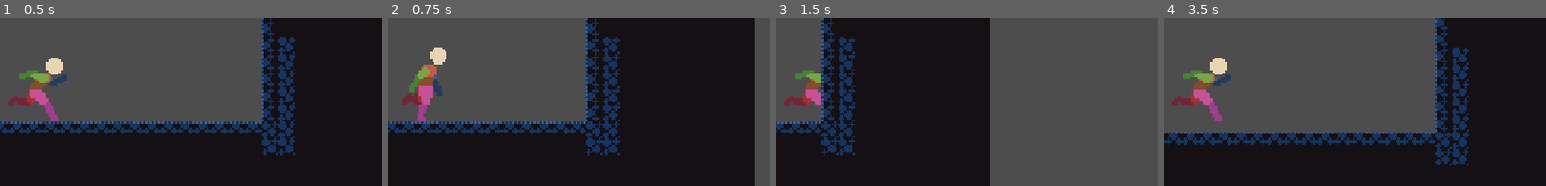
Above: before the commit, frames 1-4 (left to right).
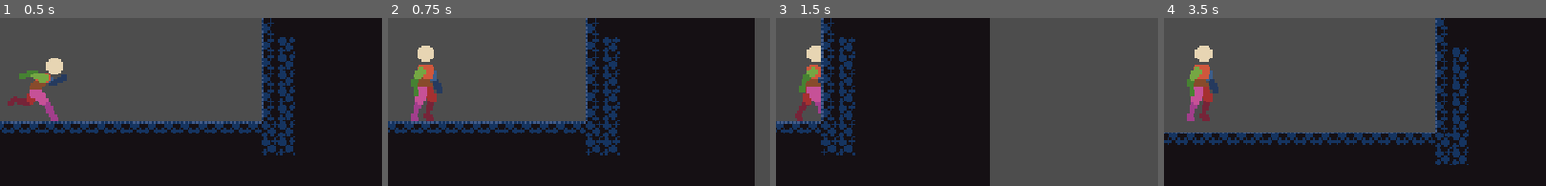
Above: after the commit, the same moments.

Repository: Timi865/Microvania
Game: Godot game, scene res://Scenes/game.tscn
Two runs of this game, one before a commit and one after it. Both use one fixed random seed, a clock stepped at 60 frames per second and the inputs below.
Inputs:
- Up to frame 1 (0.5 s): no input
- Up to frame 2 (0.75 s): hold Right (Move_right) from 0.53 s (still down); tap C (dash) at 0.6 s
- Up to frame 3 (1.5 s): keep holding Right (Move_right); tap Space (Jump) at 0.77 s; tap E (orb_throw) at 1.35 s
- Up to frame 4 (3.5 s): tap Space (Jump) at 1.52, 3.02 s; release Right (Move_right) at 2.03 s; hold Left (Move_left) 2.03-2.78 s; tap C (dash) at 2.1 s; hold Right (Move_right) from 2.78 s (still down); tap E (orb_throw) at 2.85 s
The pictures show only the part of the screen within x 44-94%, y 6-56%; the shares and areas given below are measured in that part.

Frame 1 is identical in both runs. In frame 2, 2.1% of the frame differs, in the area x 3-16%, y 16-62%; in frame 3, 1.4%; in frame 4, 2.9%, in the area x 2-18%, y 16-62%.

Commit message:
Tried Bugfixing
Failed. but added more code for state machine

Diff:
--- a/Scenes/Player.tscn
+++ b/Scenes/Player.tscn
@@ -27,10 +27,10 @@
 tracks/0/interp = 1
 tracks/0/loop_wrap = true
 tracks/0/keys = {
-"times": PackedFloat32Array(0, 0.1, 0.2, 0.3, 0.4, 0.5, 0.6, 0.7),
-"transitions": PackedFloat32Array(1, 1, 1, 1, 1, 1, 1, 1),
-"update": 1,
-"values": [0, 1, 2, 3, 4, 5, 6, 7]
+"times": PackedFloat32Array(0, 0.1, 0.2, 0.3, 0.4, 0.5, 0.6),
+"transitions": PackedFloat32Array(1, 1, 1, 1, 1, 1, 1),
+"update": 1,
+"values": [0, 1, 2, 3, 4, 5, 6]
 }
 tracks/1/type = "value"
 tracks/1/imported = false
@@ -55,6 +55,18 @@
 "transitions": PackedFloat32Array(1, 1),
 "update": 1,
 "values": [8, 8]
+}
+tracks/3/type = "value"
+tracks/3/imported = false
+tracks/3/enabled = true
+tracks/3/path = NodePath("Sprite2D:vframes")
+tracks/3/interp = 1
+tracks/3/loop_wrap = true
+tracks/3/keys = {
+"times": PackedFloat32Array(0, 0.7),
+"transitions": PackedFloat32Array(1, 1),
+"update": 1,
+"values": [1, 1]
 }
 
 [sub_resource type="Animation" id="Animation_ulo2v"]
@@ -97,6 +109,18 @@
 "update": 1,
 "values": [3, 3]
 }
+tracks/3/type = "value"
+tracks/3/imported = false
+tracks/3/enabled = true
+tracks/3/path = NodePath("Sprite2D:vframes")
+tracks/3/interp = 1
+tracks/3/loop_wrap = true
+tracks/3/keys = {
+"times": PackedFloat32Array(0, 0.3),
+"transitions": PackedFloat32Array(1, 1),
+"update": 1,
+"values": [1, 1]
+}
 
 [sub_resource type="Animation" id="Animation_1iu4k"]
 resource_name = "IDLE to WALK"
@@ -138,6 +162,18 @@
 "update": 1,
 "values": [3, 3]
 }
+tracks/3/type = "value"
+tracks/3/imported = false
+tracks/3/enabled = true
+tracks/3/path = NodePath("Sprite2D:vframes")
+tracks/3/interp = 1
+tracks/3/loop_wrap = true
+tracks/3/keys = {
+"times": PackedFloat32Array(0, 0.3),
+"transitions": PackedFloat32Array(1, 1),
+"update": 1,
+"values": [1, 1]
+}
 
 [sub_resource type="Animation" id="Animation_m0x7a"]
 resource_name = "JUMP"
@@ -179,6 +215,18 @@
 "update": 1,
 "values": [3, 3]
 }
+tracks/3/type = "value"
+tracks/3/imported = false
+tracks/3/enabled = true
+tracks/3/path = NodePath("Sprite2D:vframes")
+tracks/3/interp = 1
+tracks/3/loop_wrap = true
+tracks/3/keys = {
+"times": PackedFloat32Array(0, 0.3),
+"transitions": PackedFloat32Array(1, 1),
+"update": 1,
+"values": [1, 1]
+}
 
 [sub_resource type="Animation" id="Animation_5v66d"]
 resource_name = "LAND"
@@ -220,6 +268,18 @@
 "update": 1,
 "values": [6, 6]
 }
+tracks/3/type = "value"
+tracks/3/imported = false
+tracks/3/enabled = true
+tracks/3/path = NodePath("Sprite2D:vframes")
+tracks/3/interp = 1
+tracks/3/loop_wrap = true
+tracks/3/keys = {
+"times": PackedFloat32Array(0, 0.6),
+"transitions": PackedFloat32Array(1, 1),
+"update": 1,
+"values": [1, 1]
+}
 
 [sub_resource type="Animation" id="Animation_x63xi"]
 length = 0.001
@@ -258,6 +318,18 @@
 "transitions": PackedFloat32Array(1),
 "update": 1,
 "values": [8]
+}
+tracks/3/type = "value"
+tracks/3/imported = false
+tracks/3/enabled = true
+tracks/3/path = NodePath("Sprite2D:vframes")
+tracks/3/interp = 1
+tracks/3/loop_wrap = true
+tracks/3/keys = {
+"times": PackedFloat32Array(0),
+"transitions": PackedFloat32Array(1),
+"update": 1,
+"values": [1]
 }
 
 [sub_resource type="Animation" id="Animation_qidb7"]
@@ -301,10 +373,22 @@
 "update": 1,
 "values": [0, 1, 2, 3, 4, 5, 6]
 }
+tracks/3/type = "value"
+tracks/3/imported = false
+tracks/3/enabled = true
+tracks/3/path = NodePath("Sprite2D:vframes")
+tracks/3/interp = 1
+tracks/3/loop_wrap = true
+tracks/3/keys = {
+"times": PackedFloat32Array(0, 0.7),
+"transitions": PackedFloat32Array(1, 1),
+"update": 1,
+"values": [1, 1]
+}
 
 [sub_resource type="Animation" id="Animation_70hv0"]
 resource_name = "RUN to IDLE"
-length = 0.19999999999999998
+length = 0.3
 step = 0.1
 tracks/0/type = "value"
 tracks/0/imported = false
@@ -313,7 +397,7 @@
 tracks/0/interp = 1
 tracks/0/loop_wrap = true
 tracks/0/keys = {
-"times": PackedFloat32Array(0, 0.2),
+"times": PackedFloat32Array(0, 0.3),
 "transitions": PackedFloat32Array(1, 1),
 "update": 1,
 "values": [3, 3]
@@ -325,7 +409,7 @@
 tracks/1/interp = 1
 tracks/1/loop_wrap = true
 tracks/1/keys = {
-"times": PackedFloat32Array(0, 0.2),
+"times": PackedFloat32Array(0, 0.3),
 "transitions": PackedFloat32Array(1, 1),
 "update": 1,
 "values": [ExtResource("8_1e7my"), ExtResource("8_1e7my")]
@@ -337,15 +421,27 @@
 tracks/2/interp = 1
 tracks/2/loop_wrap = true
 tracks/2/keys = {
-"times": PackedFloat32Array(0, 0.1),
-"transitions": PackedFloat32Array(1, 1),
-"update": 1,
-"values": [0, 2]
+"times": PackedFloat32Array(0, 0.1, 0.2),
+"transitions": PackedFloat32Array(1, 1, 1),
+"update": 1,
+"values": [0, 1, 2]
+}
+tracks/3/type = "value"
+tracks/3/imported = false
+tracks/3/enabled = true
+tracks/3/path = NodePath("Sprite2D:vframes")
+tracks/3/interp = 1
+tracks/3/loop_wrap = true
+tracks/3/keys = {
+"times": PackedFloat32Array(0, 0.3),
+"transitions": PackedFloat32Array(1, 1),
+"update": 1,
+"values": [1, 1]
 }
 
 [sub_resource type="Animation" id="Animation_i2e8t"]
 resource_name = "RUN"
-length = 0.7
+length = 0.8
 loop_mode = 1
 step = 0.1
 tracks/0/type = "value"
@@ -355,7 +451,7 @@
 tracks/0/interp = 1
 tracks/0/loop_wrap = true
 tracks/0/keys = {
-"times": PackedFloat32Array(0, 0.7),
+"times": PackedFloat32Array(0, 0.8),
 "transitions": PackedFloat32Array(1, 1),
 "update": 1,
 "values": [ExtResource("7_arntx"), ExtResource("7_arntx")]
@@ -379,10 +475,22 @@
 tracks/2/interp = 1
 tracks/2/loop_wrap = true
 tracks/2/keys = {
-"times": PackedFloat32Array(0, 0.7),
+"times": PackedFloat32Array(0, 0.8),
 "transitions": PackedFloat32Array(1, 1),
 "update": 1,
 "values": [8, 8]
+}
+tracks/3/type = "value"
+tracks/3/imported = false
+tracks/3/enabled = true
+tracks/3/path = NodePath("Sprite2D:vframes")
+tracks/3/interp = 1
+tracks/3/loop_wrap = true
+tracks/3/keys = {
+"times": PackedFloat32Array(0, 0.8),
+"transitions": PackedFloat32Array(1, 1),
+"update": 1,
+"values": [1, 1]
 }
 
 [sub_resource type="Animation" id="Animation_8flut"]
@@ -424,6 +532,18 @@
 "transitions": PackedFloat32Array(1, 1),
 "update": 1,
 "values": [3, 3]
+}
+tracks/3/type = "value"
+tracks/3/imported = false
+tracks/3/enabled = true
+tracks/3/path = NodePath("Sprite2D:vframes")
+tracks/3/interp = 1
+tracks/3/loop_wrap = true
+tracks/3/keys = {
+"times": PackedFloat32Array(0, 0.2),
+"transitions": PackedFloat32Array(1, 1),
+"update": 1,
+"values": [1, 1]
 }
 
 [sub_resource type="AnimationLibrary" id="AnimationLibrary_qidb7"]
--- a/Scripts/Player.gd
+++ b/Scripts/Player.gd
@@ -1,4 +1,8 @@
 extends CharacterBody2D
+
+@onready var animation_tree:AnimationTree = $AnimationTree
+@onready var state_machine = animation_tree.get("parameters/playback")
+
 
 #const DashVisual_preload = preload("res://Scenes/dash_visual.tscn")
 
@@ -27,7 +31,8 @@
 @export var spawn_visual_interval_dash: float = 0.2
 var spawn_visual_timer: float = 0.0
 
-
+func _ready() -> void:
+	animation_tree.active = true
 
 func _physics_process(delta: float) -> void:
 	var x_input: float = Input.get_axis("Move_left", "Move_right")
@@ -65,7 +70,7 @@
 
 
 	move_and_slide()
-	#_animation(x_input)
+	_update_animation(x_input)
 
 func _dash_logic(delta: float) -> void:
 	if can_dash and dash_cooldown_timer <= 0.0 and Input.is_action_just_pressed("dash"):
@@ -89,7 +94,14 @@
 	velocity.y = 0
 	spawn_visual_timer = 0.0
 
+func _update_animation(x_input: float) -> void:
+	if !is_on_floor():
+		return
 
+	if abs(x_input) > 0.0:
+		state_machine.travel("IDLE to WALK")
+	else:
+		state_machine.travel("IDLE")
 
 #func _spawn_dash_visual() -> void:
 	#var new_dash_visual: Sprite2D = DashVisual_preload.instantiate()
Not shown, added: Scenes/Player.tscn81530369120.tmp
